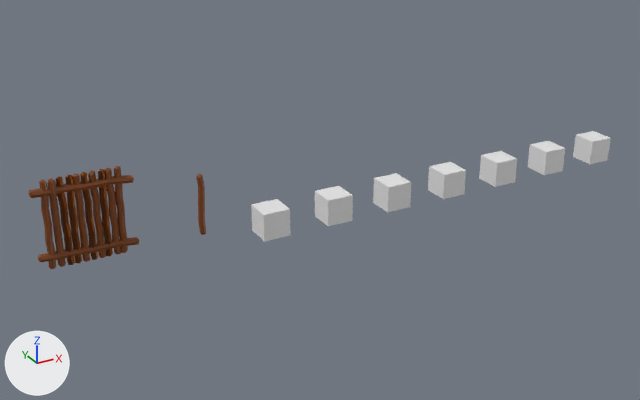
The Blender file Assets/testlogs.blend as it was, and as the next commit left it.
Both versions are drawn from a 50 mm camera at (-9.0, -50.6, 26.0) aimed at (19.3, 0.7, 0.3). The lights are fixed; the arrows at lower left show +X, +Y and +Z.
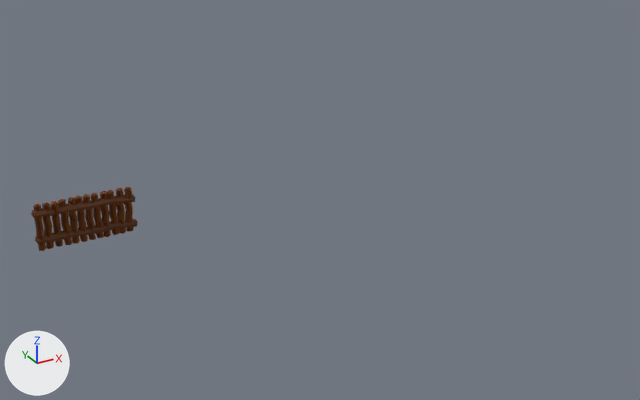
Diff of the bpy script that builds the scene:
```diff
--- a/Assets/testlogs.blend.py
+++ b/Assets/testlogs.blend.py
@@ me_cube_002 @@
 # used by ob_cube_001; location = (5.0, 0.0, 0.0)
-me_cube_002.from_pydata(...)  # 86 vertices, 146 faces; spans x -5.79..0.62, y -0.27..0.27, z 0.41..5.46
-me_cube_002.materials.append(mat_material)  # brown #7c4010
+me_cube_002.from_pydata(...)  # 3000 vertices, 2976 faces; spans x -5.68..0.42, y -0.3..0.29, z 1.44..4.48
+# me_cube_002 part 1: 86 vertices removed from x -5.79..0.62, y -0.27..0.27, z 0.41..5.46; 3000 vertices added at x -5.68..0.42, y -0.3..0.29, z 1.44..4.48
+me_cube_002.materials.append(mat_material_003)  # brown #8e4911
@@ me_cube_000 @@
+me_cube_000.from_pydata(...)  # 86 vertices, 146 faces; spans x -5.79..0.62, y -0.27..0.27, z 1.69..4.15
+me_cube_000.materials.append(mat_material)  # brown #7c4010
@@ ob_cube @@
-ob_cube = bpy.data.objects.new('Cube', me_cube_001)
-ob_cube.location = (0.0, 0.0, 0.0)
-_m = ob_cube.modifiers.new('Decimate', 'DECIMATE')
-_m.ratio = 0.2
@@ ob_cube_002 @@
-ob_cube_002 = bpy.data.objects.new('Cube.002', me_cube_003)
-ob_cube_002.location = (10.0, 0.0, 0.0)
@@ ob_cube_003 @@
-ob_cube_003 = bpy.data.objects.new('Cube.003', me_cube_004)
-ob_cube_003.location = (15.0, 0.0, 0.0)
@@ ob_cube_004 @@
-ob_cube_004 = bpy.data.objects.new('Cube.004', me_cube_005)
-ob_cube_004.location = (20.0, 0.0, 0.0)
@@ ob_cube_005 @@
-ob_cube_005 = bpy.data.objects.new('Cube.005', me_cube_006)
-ob_cube_005.location = (25.0, 0.0, 0.0)
@@ ob_cube_006 @@
-ob_cube_006 = bpy.data.objects.new('Cube.006', me_cube_007)
-ob_cube_006.location = (30.0, 0.0, 0.0)
@@ ob_cube_007 @@
-ob_cube_007 = bpy.data.objects.new('Cube.007', me_cube_008)
-ob_cube_007.location = (35.0, 0.0, 0.0)
@@ ob_cube_008 @@
-ob_cube_008 = bpy.data.objects.new('Cube.008', me_cube_009)
-ob_cube_008.location = (40.0, 0.0, 0.0)
@@ ob_cube_009 @@
-ob_cube_009 = bpy.data.objects.new('Cube.009', me_cube_010)
-ob_cube_009.location = (45.0, 0.0, 0.0)
@@ ob_cube_000 @@
+ob_cube_000 = bpy.data.objects.new('Cube.000', me_cube_000)
+ob_cube_000.location = (5.0, 0.0, 0.0)
```

Where the change shows, as pixel boxes [x1, y1, x2, y2] in the pictures (640 x 400 px):
'Cube', deleted (brown): before [39, 166, 128, 269]
'Cube.001', reshaped (10% narrower, 26% shorter): before [28, 175, 139, 262]; after [34, 187, 134, 251]
'Cube.003', deleted: before [251, 199, 290, 242]
'Cube.004', deleted: before [315, 186, 353, 226]
'Cube.005', deleted: before [373, 173, 411, 212]
'Cube.000', added (brown): after [31, 194, 138, 244]
'Cube.006', deleted: before [428, 162, 466, 199]
'Cube.007', deleted: before [479, 151, 517, 187]
'Cube.008', deleted: before [528, 141, 565, 175]
'Cube.009', deleted: before [573, 131, 611, 164]
'Cube.002', deleted (brown): before [196, 174, 206, 235]
